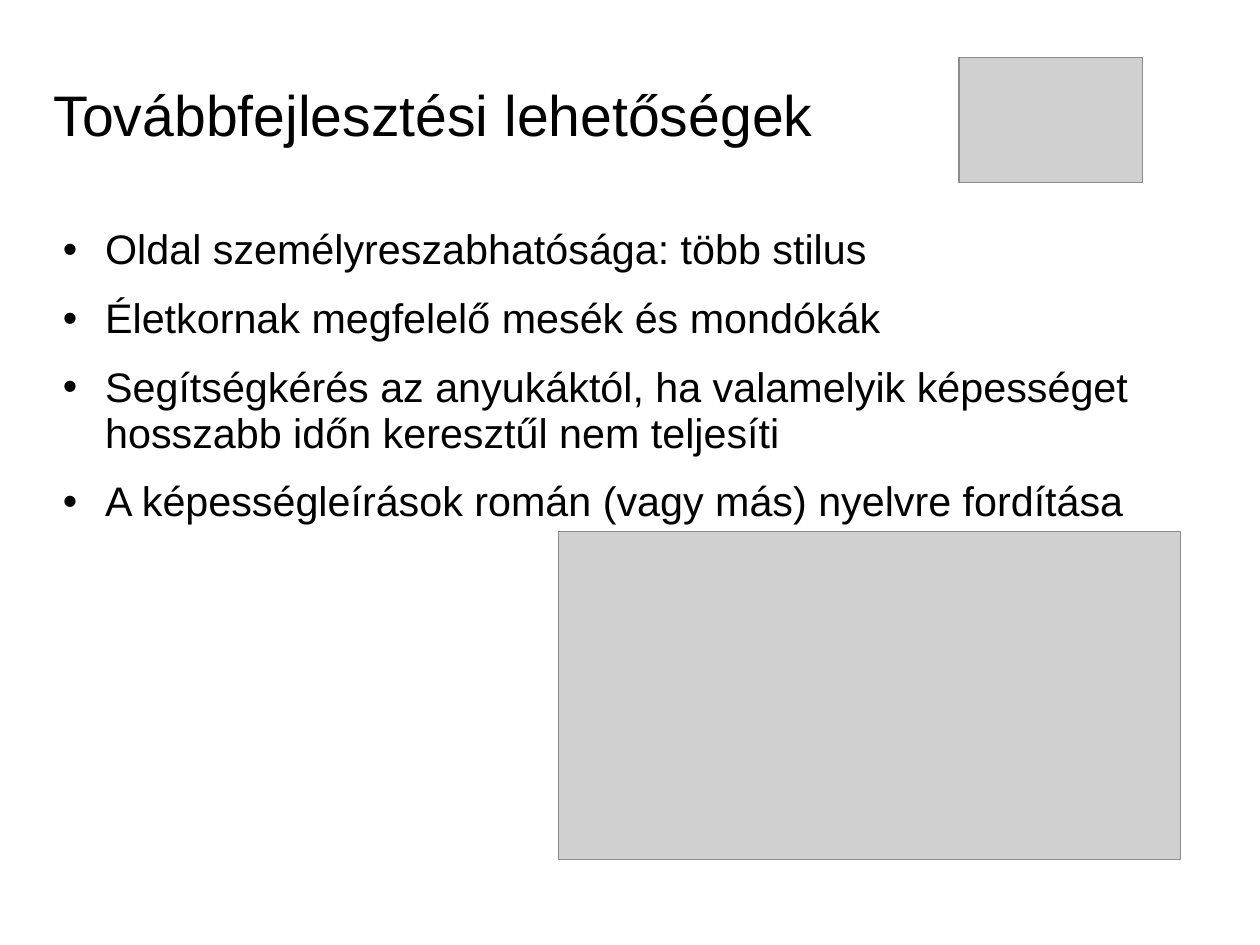
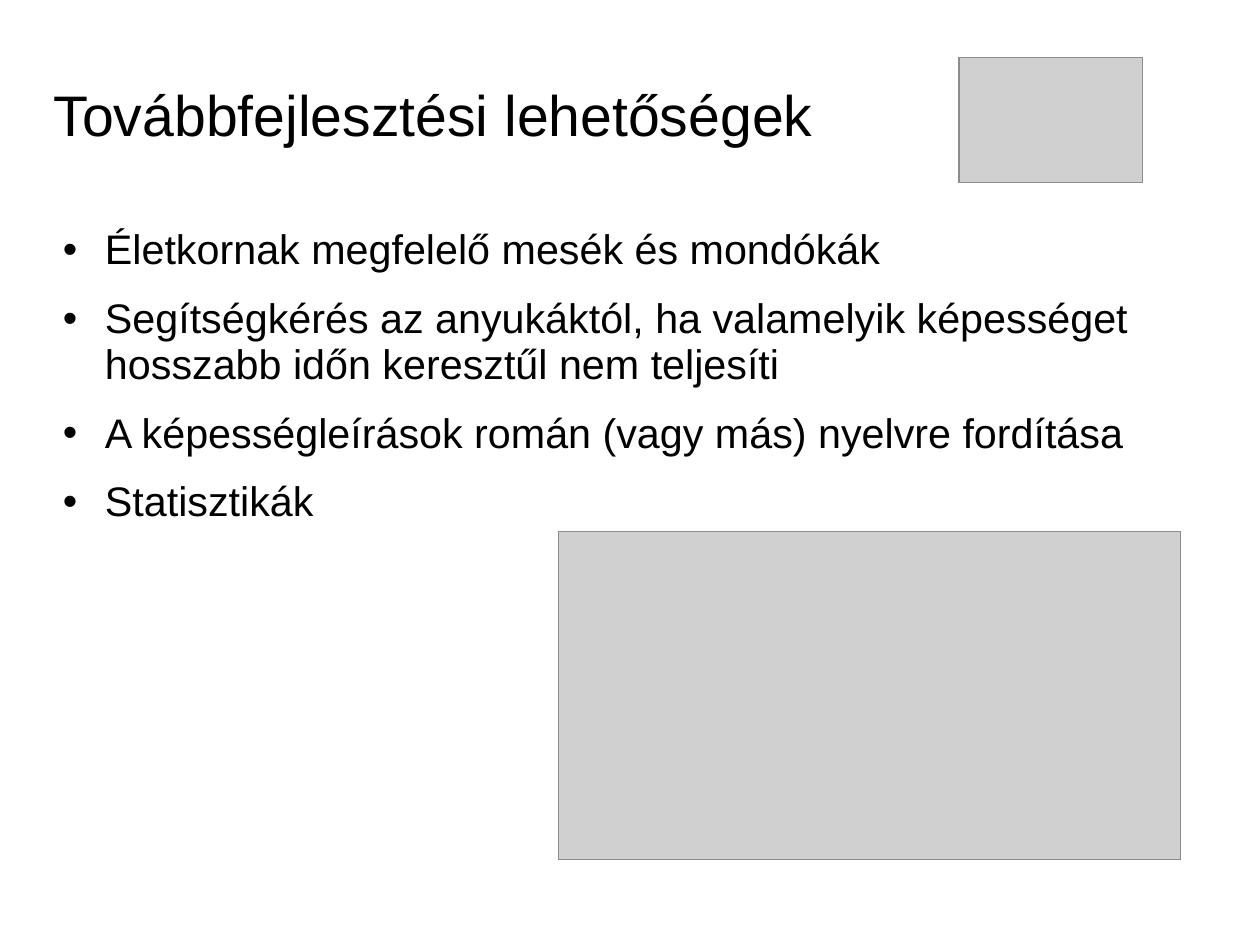
Before and after one commit to necrology27/babybook, a slide deck: slide 6 of prezentation/LeadingSoft_projekt.ppt (slide 4 before the commit). Drawn at 1260x945 pixels with LibreOffice and Linux fonts; fonts in the diff are those of the drawing; grey boxes stand for pictures; background and template pictures are left out. Boxes give left, top, right and bottom in pixels: in the first picture for what was removed or moved away, otherwise in the second. Text is boxed around its words. In the diff, an @@ line names an element or a change of style, - is before the commit and + after.

```diff
--- a/prezentation/LeadingSoft_projekt.ppt
+++ b/prezentation/LeadingSoft_projekt.ppt
@@ text at [105,233,866,272]: paragraph removed @@
-• Oldal személyreszabhatósága: több stilus
@@ text at [105,485,314,517]: paragraph added @@
+• Statisztikák
```
Also in this commit, not shown: 2 other slides changed, 2 slides added, 16 other files.
